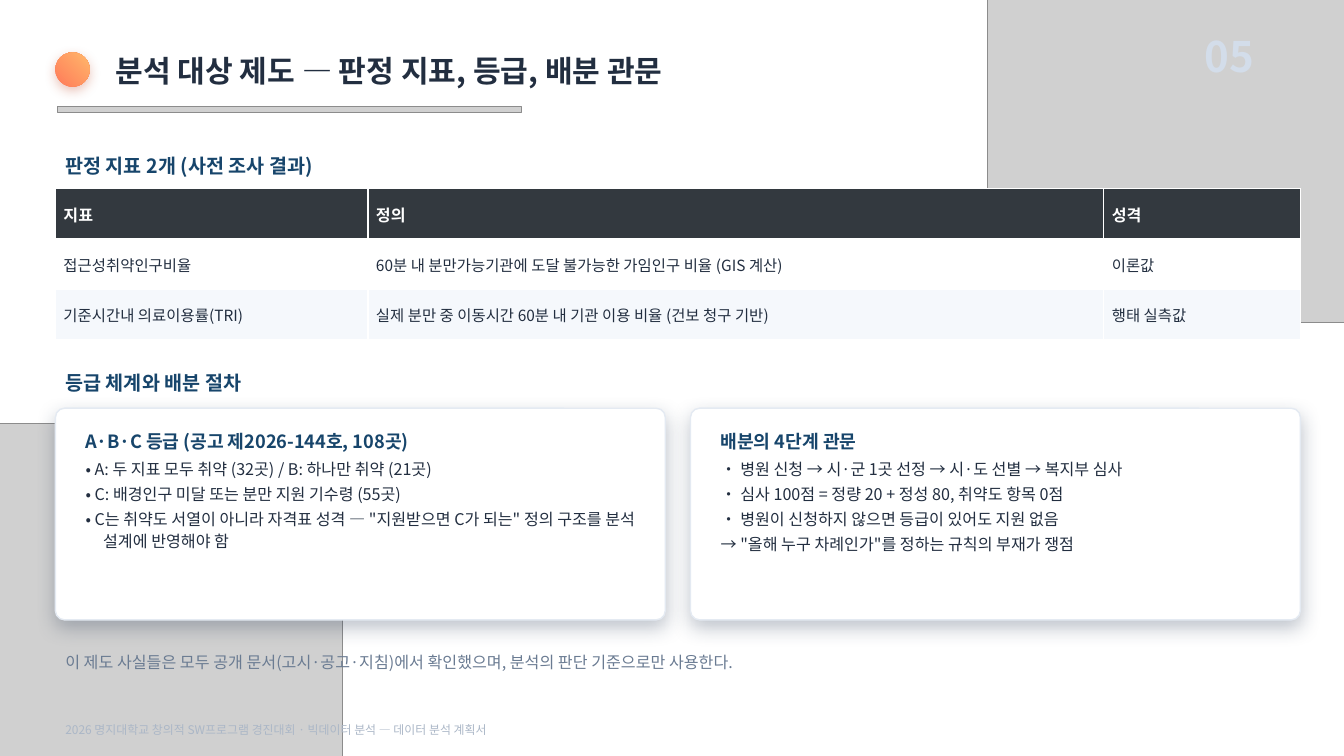
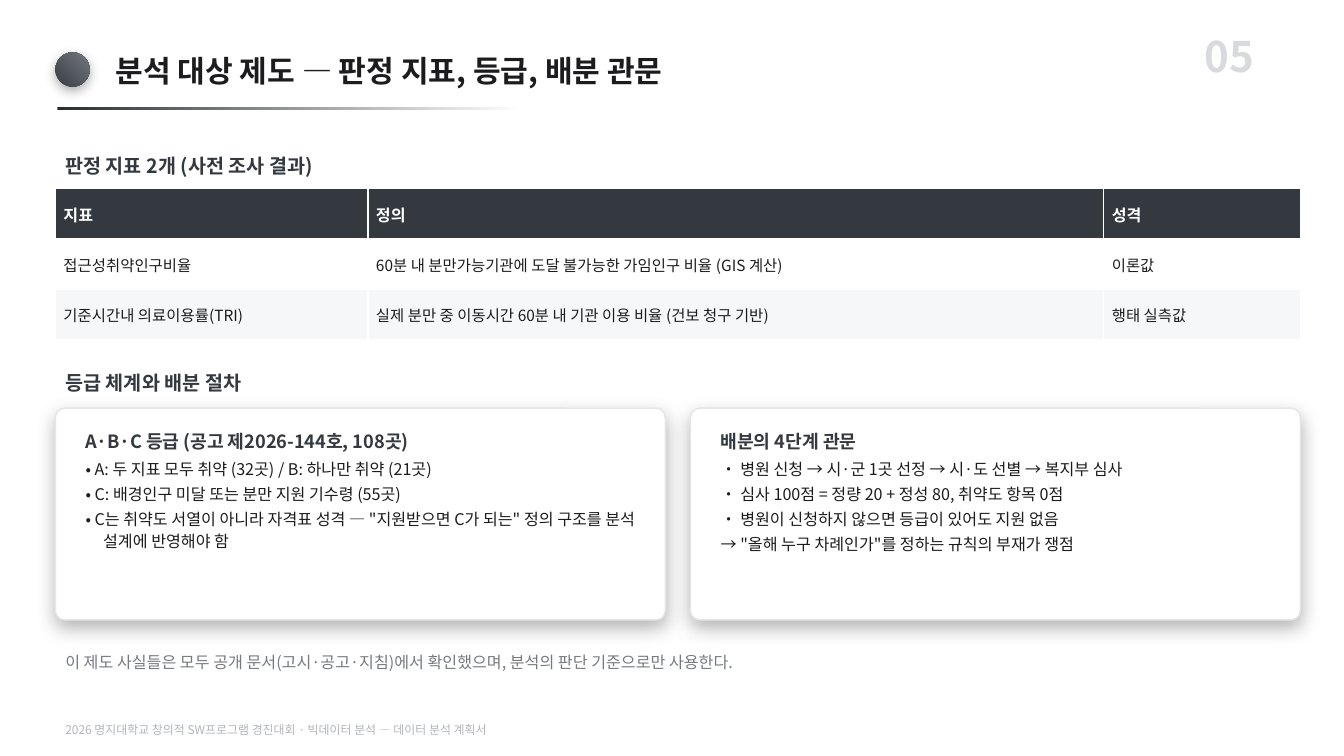
Before and after one commit to karvvan/maternity-care-policy-audit, a slide deck: slide 5 of 04_제출물/데이터분석_계획서.pptx. Drawn at 1344x756 pixels with LibreOffice and Linux fonts; fonts in the diff are those of the drawing; grey boxes stand for pictures. Boxes give left, top, right and bottom in pixels: in the first picture for what was removed or moved away, otherwise in the second. Text is boxed around its words. In the diff, an @@ line names an element or a change of style, - is before the commit and + after.

Commit message:
계획서 PPT 모노톤판으로 교체 (12장)

```diff
--- a/04_제출물/데이터분석_계획서.pptx
+++ b/04_제출물/데이터분석_계획서.pptx
@@ picture removed at (988, 0, 1344, 323) @@
@@ text added at (1204, 23, 1254, 84), 30 pt, text #D8DADD, bold @@
+05
@@ rounded rectangle at (55, 52, 90, 87): fill gradient #FF7A59 to #FFB86B to gradient #3A3F45 to #73787E; shadow changed @@
@@ text "분석 대상 제도 — 판정 ..." at (116, 56, 662, 89): text colour #222E40 to #1C1C1E @@
@@ picture removed at (57, 107, 521, 113) @@
@@ rectangle added at (57, 107, 521, 110), fill gradient #2A2E33 to #FFFFFF @@
@@ text "판정 지표 2개 (사전 조사 ..." at (65, 156, 313, 177): text colour #17456B to #33393F @@
@@ table at (55, 189, 1301, 340) @@
@@ fill #F5F8FC to #F6F7F8 in row 3 @@
@@ text colour #222E40 to #1C1C1E @@
@@ text "등급 체계와 배분 절차" at (65, 373, 241, 392): text colour #17456B to #33393F @@
@@ rounded rectangle at (55, 408, 665, 620): outline #E4EAF2 1 pt to #E4E6E9 1 pt; shadow changed @@
@@ rounded rectangle at (691, 408, 1301, 620): outline #E4EAF2 1 pt to #E4E6E9 1 pt; shadow changed @@
@@ picture removed at (0, 423, 343, 756) @@
@@ text "A·B·C 등급 (공고 제2026-144호, 108곳)" at (86, 432, 635, 549): text colour #17456B to #33393F in "A·B·C 등급 (공고 제2026-144호, 108곳)"; text colour #222E40 to #1C1C1E in "• A: 두 지표 모두 취약 (32곳) ...", "• C: 배경인구 미달 또는 분만 지원 ...", "• C는 취약도 서열이 아니라 자격표 성격 ..." @@
@@ text "배분의 4단계 관문" at (721, 432, 1123, 552): text colour #17456B to #33393F in "배분의 4단계 관문"; text colour #222E40 to #1C1C1E @@
@@ text "이 제도 사실들은 모두 공개 ..." at (65, 654, 733, 671): text colour #6A7B92 to #767A7F @@
@@ text "2026 명지대학교 창의적 SW프로그램 경진대회 ..." at (65, 724, 487, 735): text colour #ABB7C7 to #B2B5B9 @@
```
Also in this commit, not shown: 11 other slides changed.
